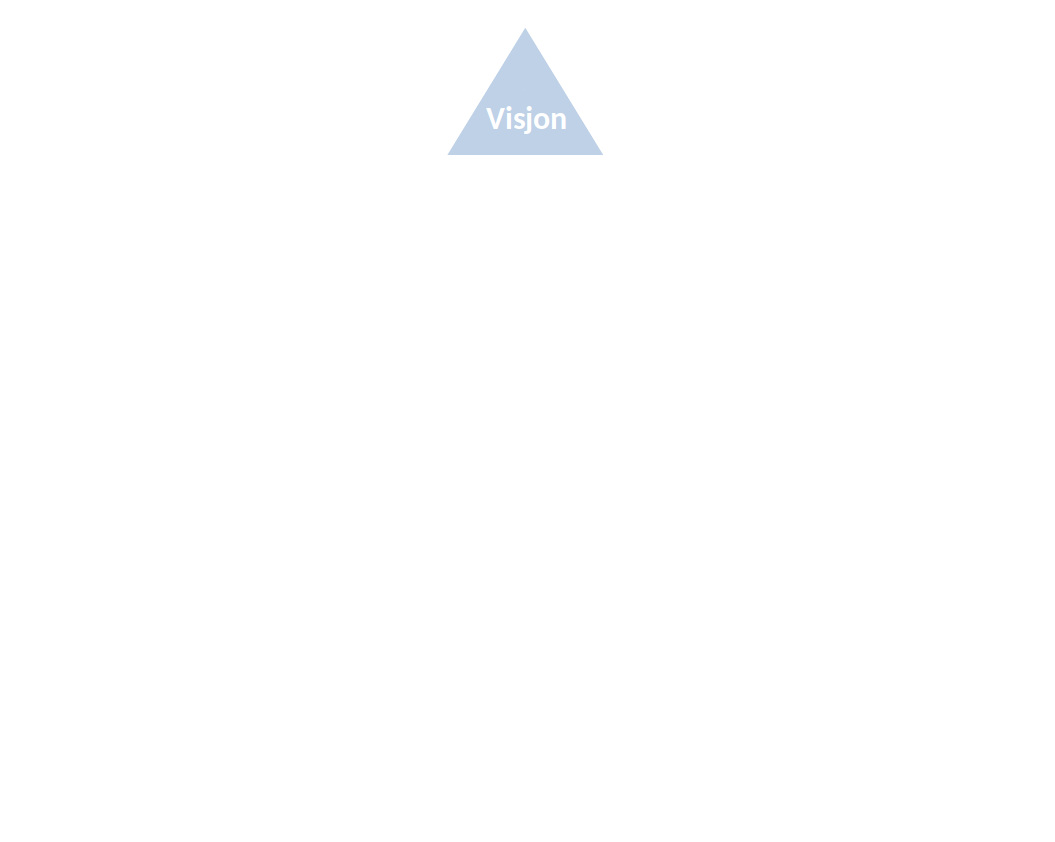
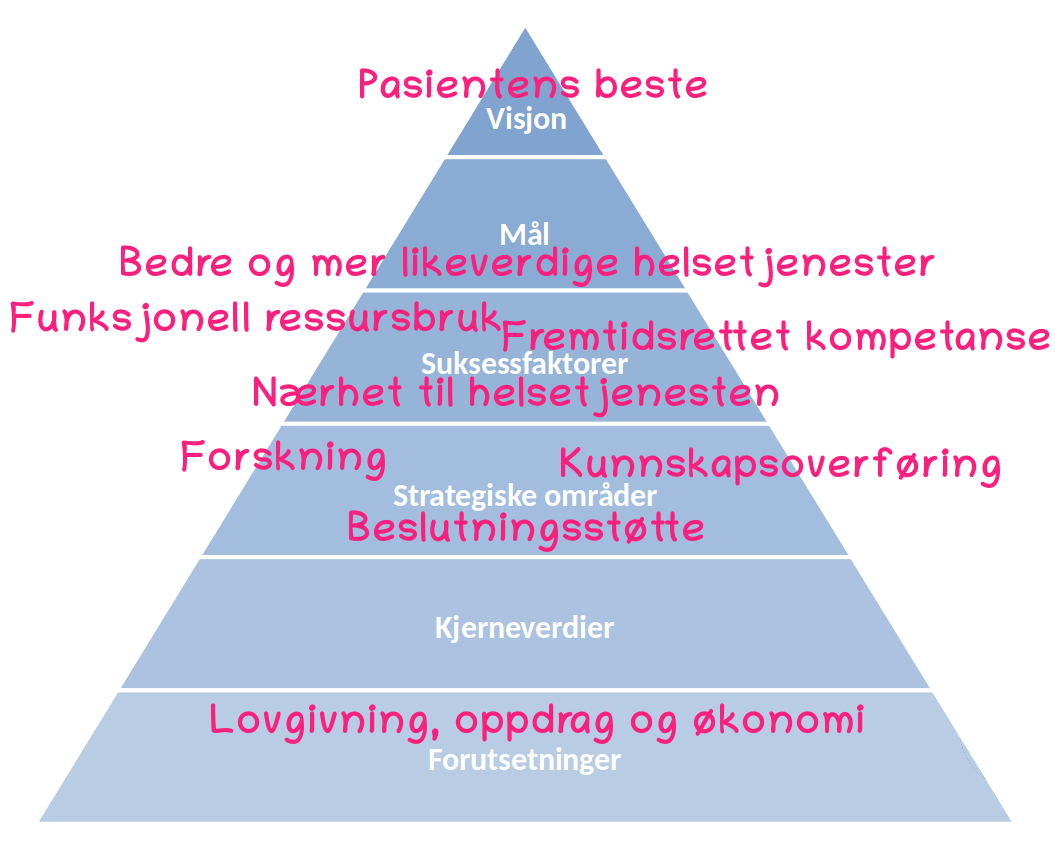
Layer changes from the first w=1055, h=842 image to the second:
added layer "suk_summary" above "strat_summary" over box(10, 300, 1050, 418)
added layer "strat_summary" above "ut_summary" over box(181, 439, 1000, 552)
added layer "ut_summary" above "concept_summary" over box(121, 68, 935, 744)
"vis_bck": opacity 40% → 80% over box(447, 28, 603, 155)
showed "mal_bck", opacity 40% → 81% over box(366, 159, 685, 289)
showed "suk_bck", opacity 40% → 80% over box(284, 292, 767, 422)
showed "strat_bck", opacity 40% → 80% over box(202, 425, 848, 555)
showed "kjerne_bck", opacity 40% → 82% over box(121, 559, 930, 688)
showed "forut_bck", opacity 40% → 80% over box(39, 692, 1012, 822)
